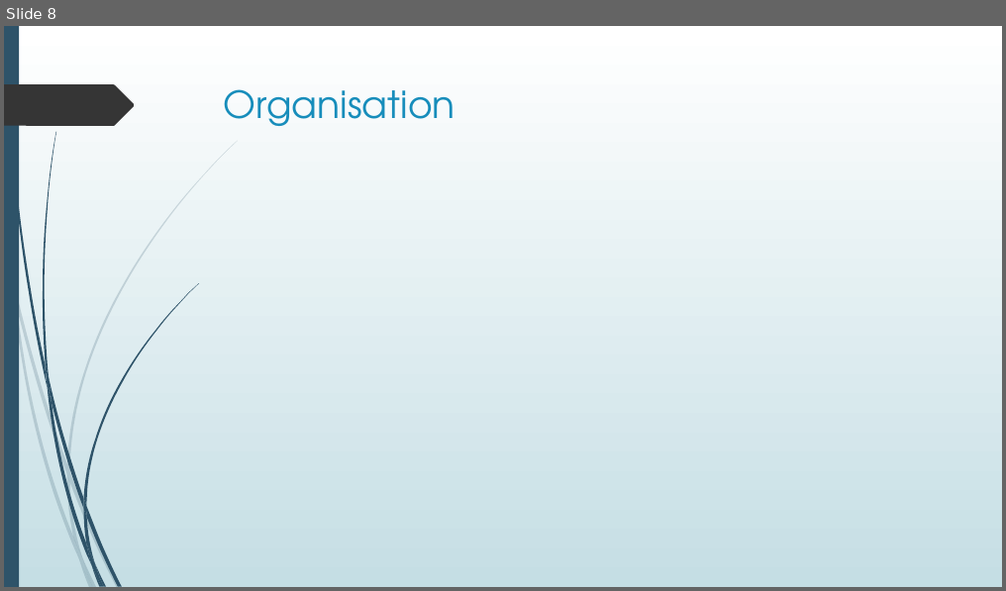
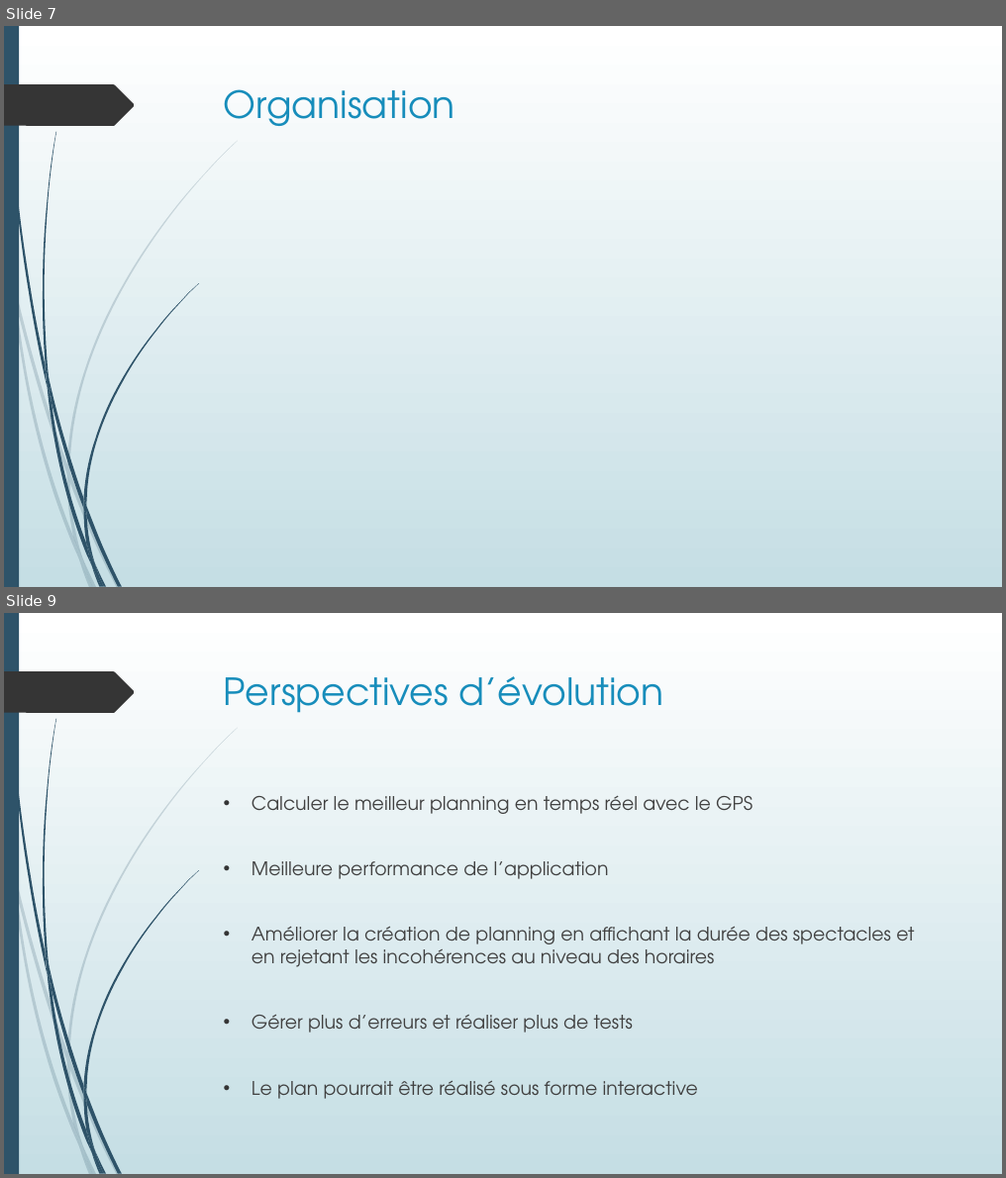
Before and after one commit to Ancalimeras/PuyDuFou, a slide deck: PPT JEE ANDROID.pptx. Shown one above the other, each under a label of ours: slide 8 before the commit, slides 7 and 9 after it; the slides between them are not shown. The pictures are 1006x591 and 1006x1178 pixels, drawn with LibreOffice and Linux fonts; fonts in the diff are those of the drawing. Boxes give left, top, right and bottom in pixels: in the first picture for what was removed or moved away, otherwise in the second. Text is boxed around its words. In the diff, an @@ line names an element or a change of style, - is before the commit and + after.

```diff
--- a/PPT JEE ANDROID.pptx
+++ b/PPT JEE ANDROID.pptx
@@ slide 9 added at [4, 613, 1002, 1174], background gradient #FFFFFF to #C5DEE5; not listed: 24 template elements that a slide beside it also shows @@
@@ title added at [224, 676, 664, 713], 36 pt, text #178DBB @@
+Perspectives d’évolution
@@ text added at [252, 795, 914, 1099], 18 pt, text #404040 @@
+• Calculer le meilleur planning en temps réel avec le GPS
+• Meilleure performance de l’application
+• Améliorer la création de planning en affichant la durée des spectacles et en rejetant les incohérences au niveau des horaires
+• Gérer plus d’erreurs et réaliser plus de tests
+• Le plan pourrait être réalisé sous forme interactive
@@ what was slide 8 is now slide 7 @@
```
Also in this commit, not shown: 3 slides changed, 1 other slide added, 2 slides removed.
